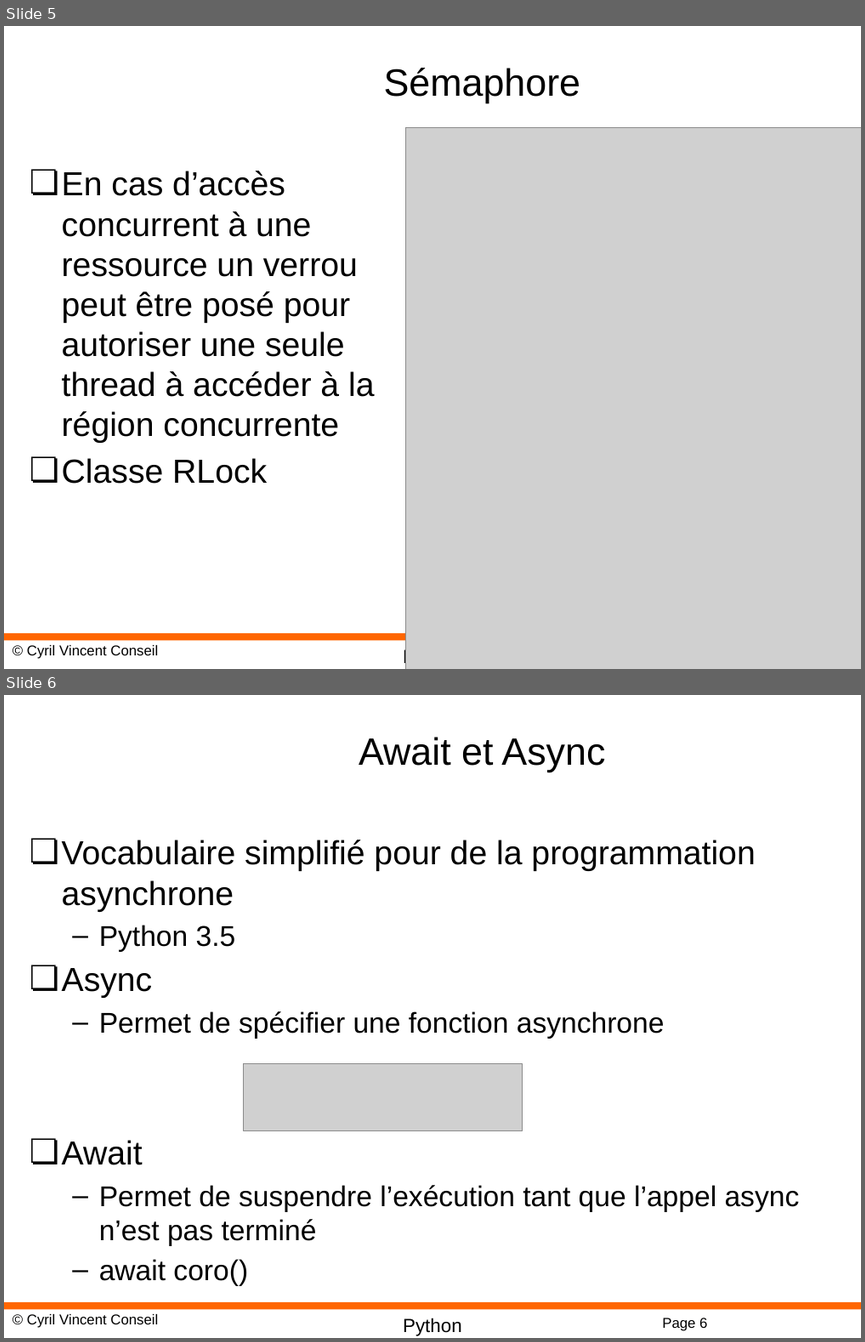
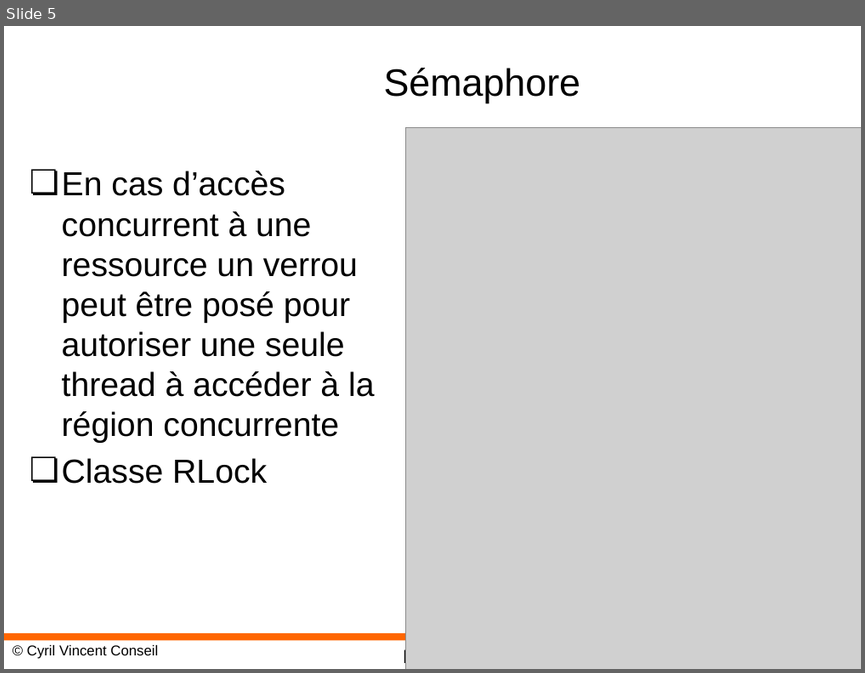
Before and after one commit to cyrilvincent/python, a slide deck: ppt/Python21-Threading.pptx. Shown one above the other, each under a label of ours: slides 5 and 6 before the commit, slide 5 after it. The pictures are 865x1342 and 865x673 pixels, drawn with LibreOffice and Linux fonts; fonts in the diff are those of the drawing; grey boxes stand for pictures; background and template pictures are left out. Boxes give left, top, right and bottom in pixels: in the first picture for what was removed or moved away, otherwise in the second. Text is boxed around its words. In the diff, an @@ line names an element or a change of style, - is before the commit and + after.

```diff
--- a/ppt/Python21-Threading.pptx
+++ b/ppt/Python21-Threading.pptx
@@ slide 6 removed at (4,695,861,1338), background #FFFFFF; not listed: 3 template elements that a slide beside it also shows @@
@@ title removed at (358,737,605,772) @@
-Await et Async
@@ text removed at (62,839,800,1286) @@
-❏ Vocabulaire simplifié pour de la programmation asynchrone
-  – Python 3.5
-❏ Async
-  – Permet de spécifier une fonction asynchrone
-❏ Await
-  – Permet de suspendre l’exécution tant que l’appel async n’est pas terminé
-  – await coro()
@@ picture removed at (244,1063,522,1131) @@
@@ page number removed at (662,1317,707,1331) @@
-Page 6
```
Also in this commit, not shown: 1 slide added, 6 other slides removed, 8 other files.
